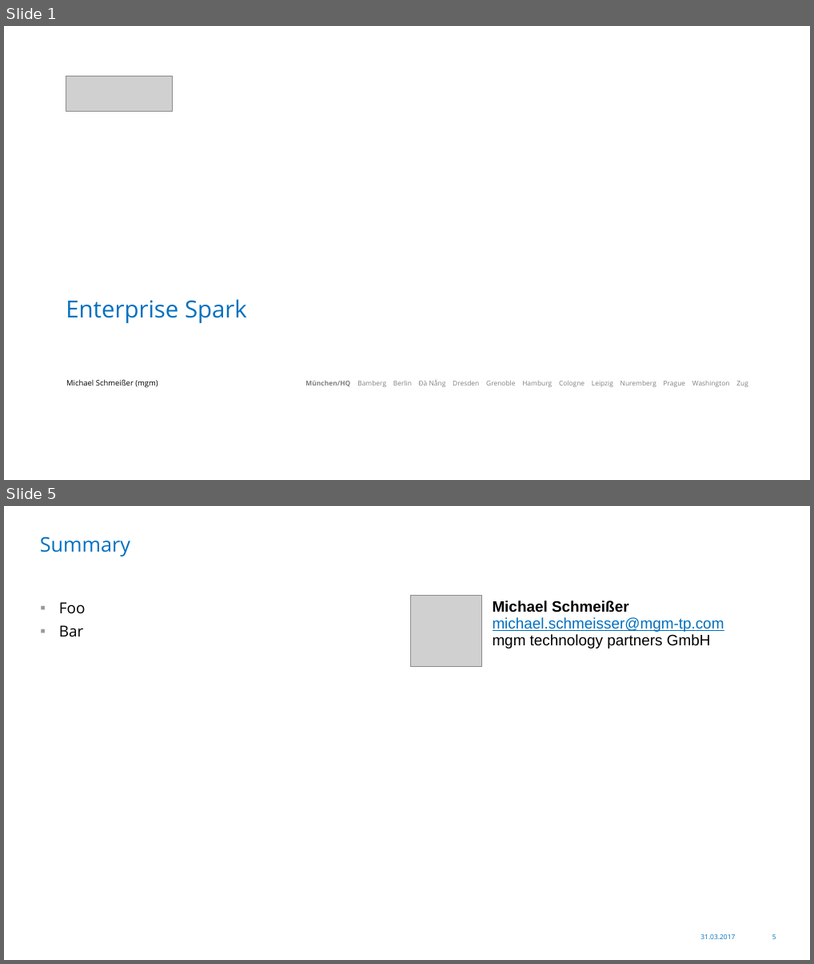
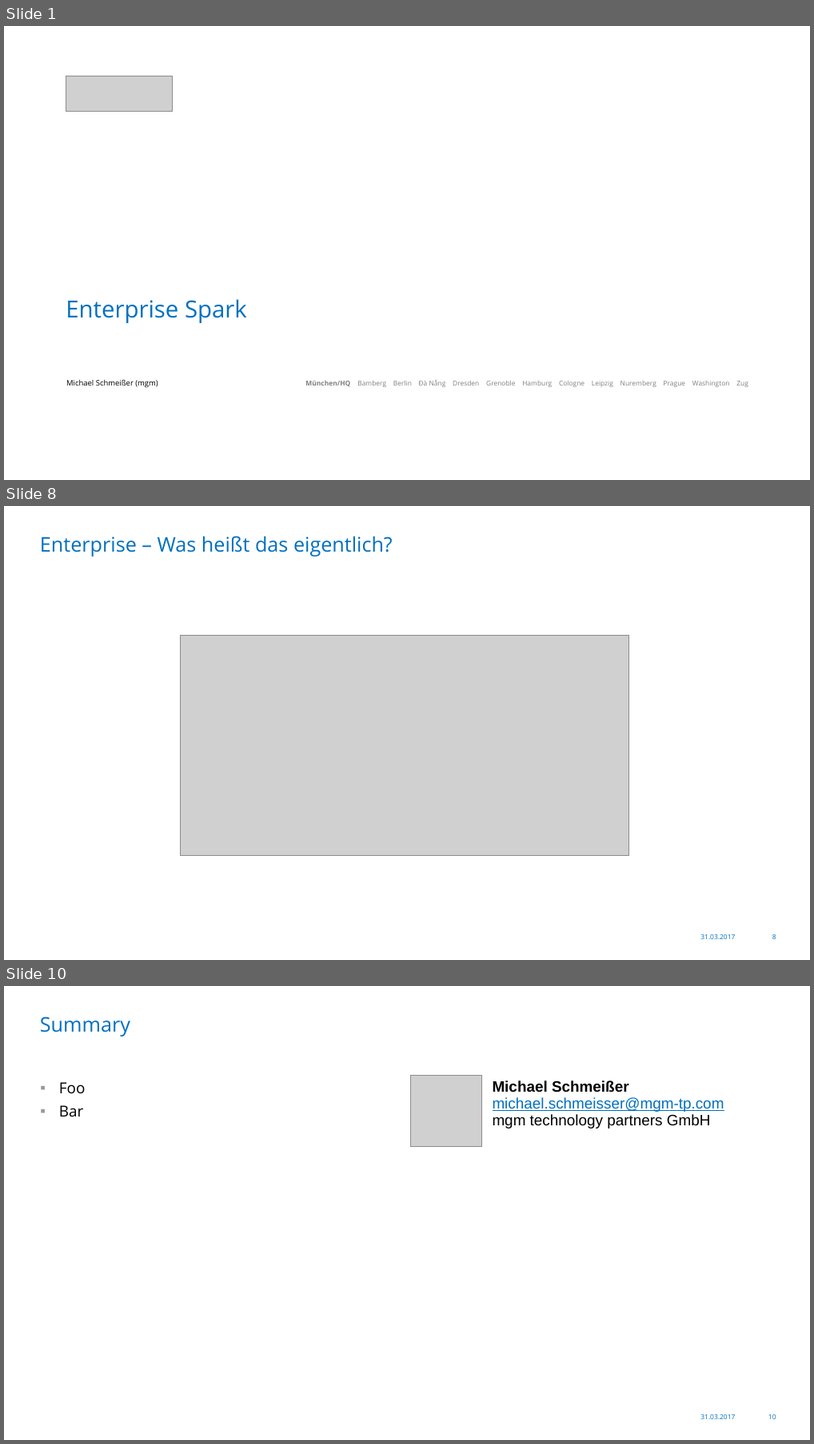
Before and after one commit to Skamandros/jug-saxony-workshop, a slide deck: src/slides/resources/2017-03-31-JUG-Saxony-Workshop-de.pptx. Shown one above the other, each under a label of ours: slides 1 and 5 before the commit, slides 1, 8 and 10 after it; the slides between them are not shown. The pictures are 814x964 and 814x1444 pixels, drawn with LibreOffice and Linux fonts; fonts in the diff are those of the drawing; grey boxes stand for pictures; background and template pictures are left out. Boxes give left, top, right and bottom in pixels: in the first picture for what was removed or moved away, otherwise in the second. Text is boxed around its words. In the diff, an @@ line names an element or a change of style, - is before the commit and + after.

```diff
--- a/src/slides/resources/2017-03-31-JUG-Saxony-Workshop-de.pptx
+++ b/src/slides/resources/2017-03-31-JUG-Saxony-Workshop-de.pptx
@@ slide 8 added at bbox=[4, 506, 810, 960], background #FFFFFF; not listed: 2 template elements that a slide beside it also shows @@
@@ title added at bbox=[40, 536, 393, 556], 24 pt, text #0070C0 @@
+Enterprise – Was heißt das eigentlich?
@@ picture added at bbox=[180, 635, 630, 856] @@
@@ what was slide 5 is now slide 10 @@
@@ page number at bbox=[769, 1414, 777, 1419]: text changed @@
-5
+10
```
Also in this commit, not shown: 2 slides changed, 6 other slides added, 2 slides removed, 7 other files.
